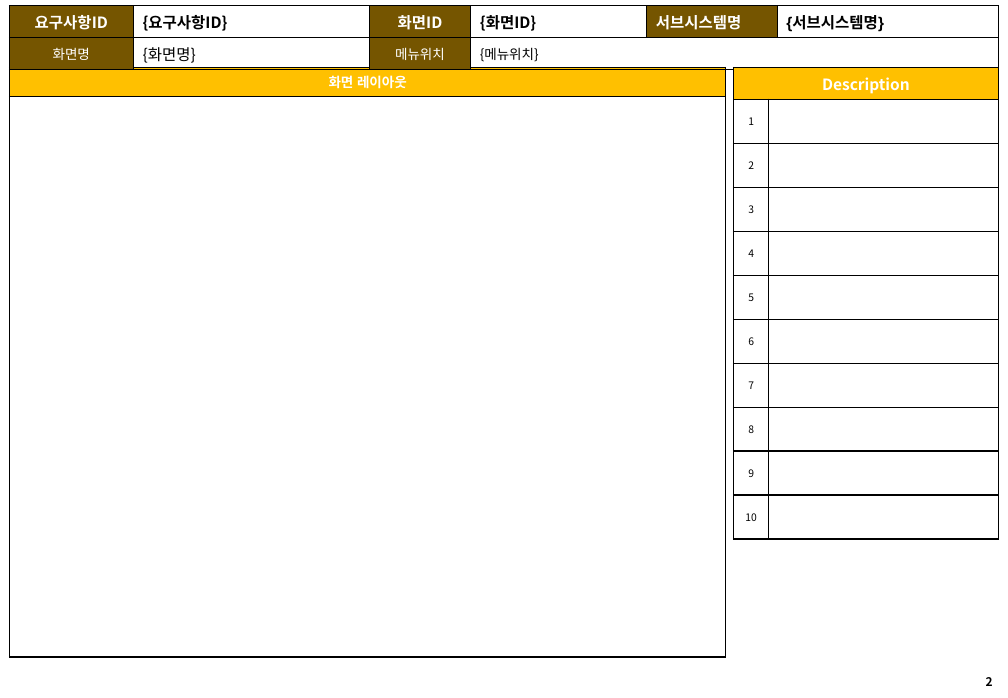
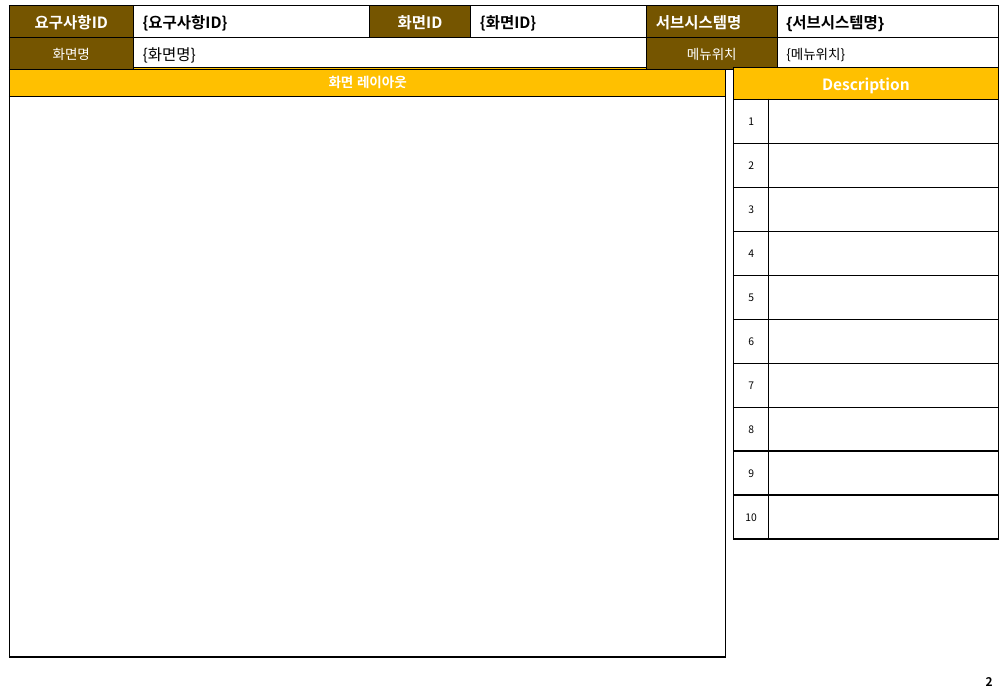
Before and after one commit to KB-FinPM/backend, a slide deck: slide 3 of app/agents/core_agents/template/탬플릿_화면설계서.pptx. Drawn at 1008x698 pixels with LibreOffice and Linux fonts; fonts in the diff are those of the drawing; background and template pictures are left out. Boxes give left, top, right and bottom in pixels: in the first picture for what was removed or moved away, otherwise in the second. Text is boxed around its words. In the diff, an @@ line names an element or a change of style, - is before the commit and + after.

```diff
--- a/app/agents/core_agents/template/탬플릿_화면설계서.pptx
+++ b/app/agents/core_agents/template/탬플릿_화면설계서.pptx
@@ table at [9,6,999,67] @@
-row 2: 화면명 | {화면명} | 메뉴위치 | {메뉴위치} |  | 
+row 2: 화면명 | {화면명} |  |  | 메뉴위치 | {메뉴위치}
```
Also in this commit, not shown: 25 other files.
